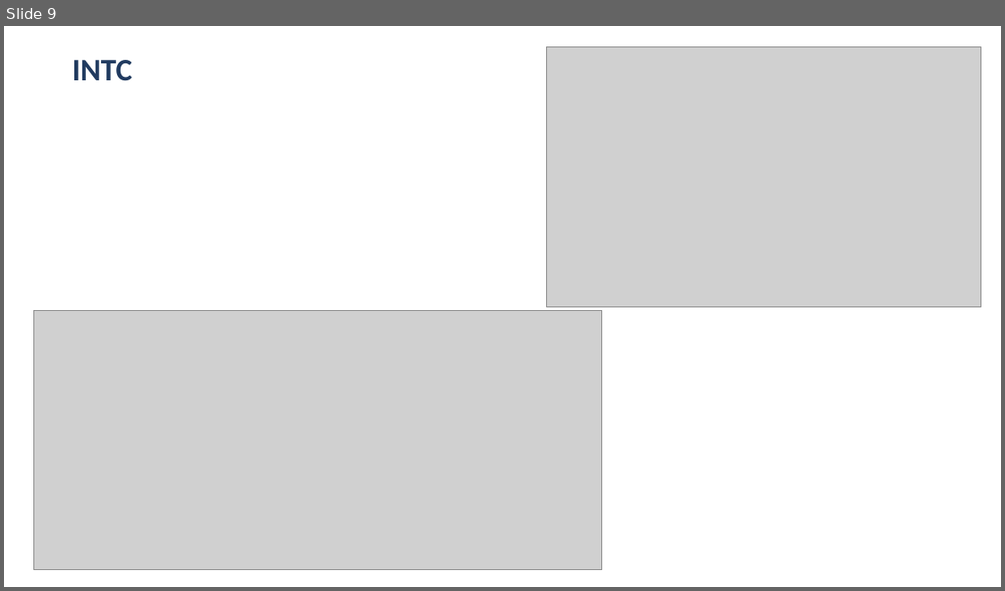
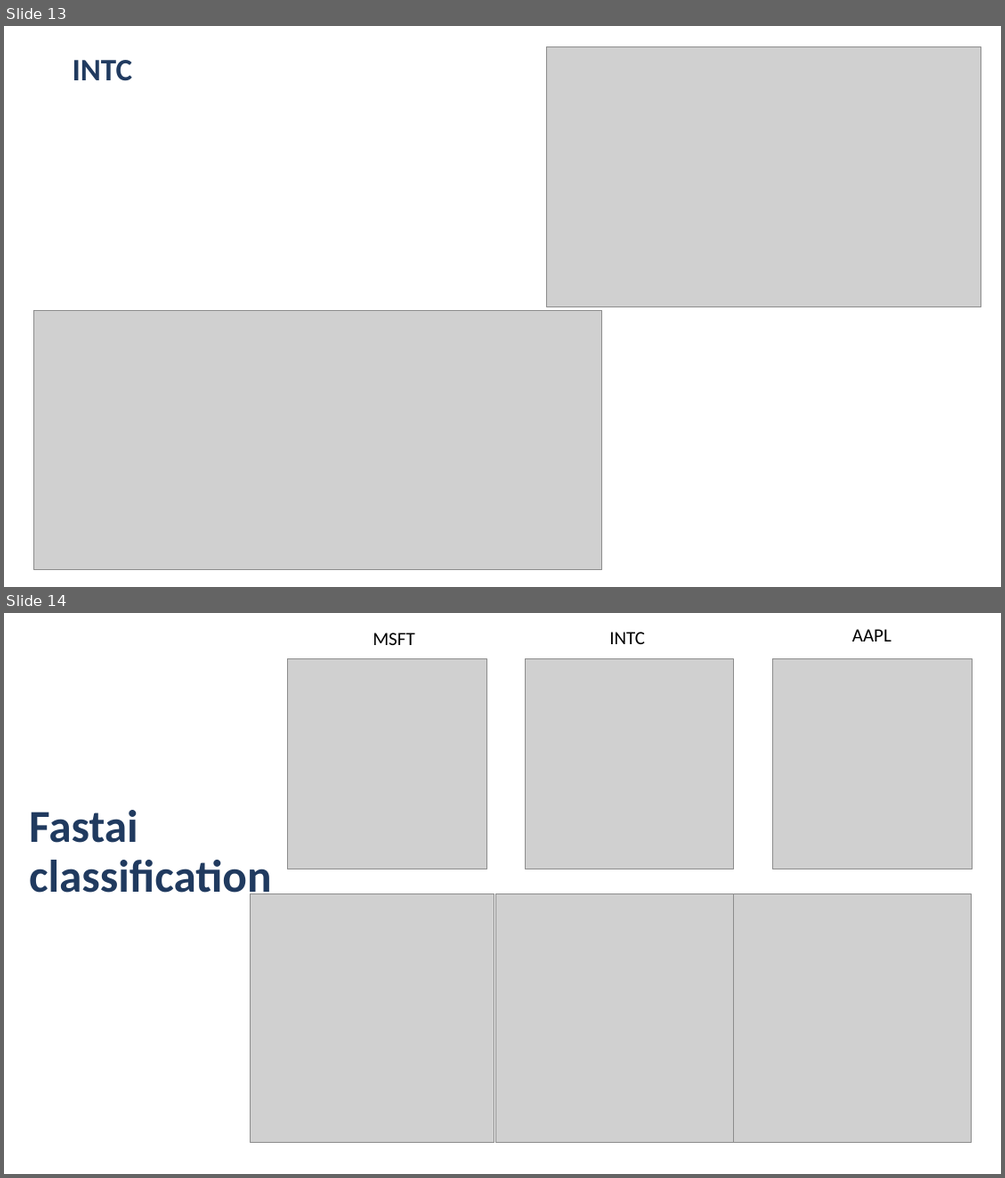
Before and after one commit to GuyRayOv/Stocks, a slide deck: data/Project Slides.pptx. Shown one above the other, each under a label of ours: slide 9 before the commit, slides 13 and 14 after it. The pictures are 1005x591 and 1005x1178 pixels, drawn with LibreOffice and Linux fonts; fonts in the diff are those of the drawing; grey boxes stand for pictures. Boxes give left, top, right and bottom in pixels: in the first picture for what was removed or moved away, otherwise in the second. Text is boxed around its words. In the diff, an @@ line names an element or a change of style, - is before the commit and + after.

```diff
--- a/data/Project Slides.pptx
+++ b/data/Project Slides.pptx
@@ slide 14 added at (4,613,1001,1174), background #FFFFFF @@
@@ text added at (372,633,414,645), 18 pt, text #000000 @@
+MSFT
@@ text added at (609,632,645,644), 18 pt, text #000000 @@
+INTC
@@ text added at (852,629,891,641), 18 pt, text #000000 @@
+AAPL
@@ picture added at (287,658,487,868) @@
@@ picture added at (526,658,734,868) @@
@@ picture added at (773,658,972,868) @@
@@ text added at (29,810,271,902), 44 pt, text #203A5F, bold @@
+Fastai
+classification
@@ picture added at (250,893,494,1143) @@
@@ picture added at (496,893,734,1143) @@
@@ picture added at (734,893,971,1143) @@
@@ what was slide 9 is now slide 13 @@
```
Also in this commit, not shown: 4 other slides added.
